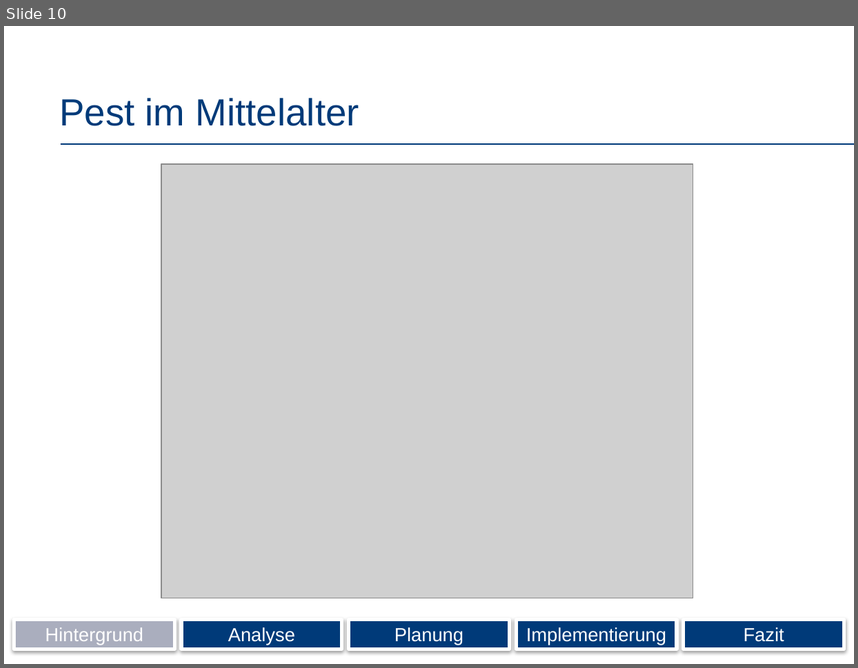
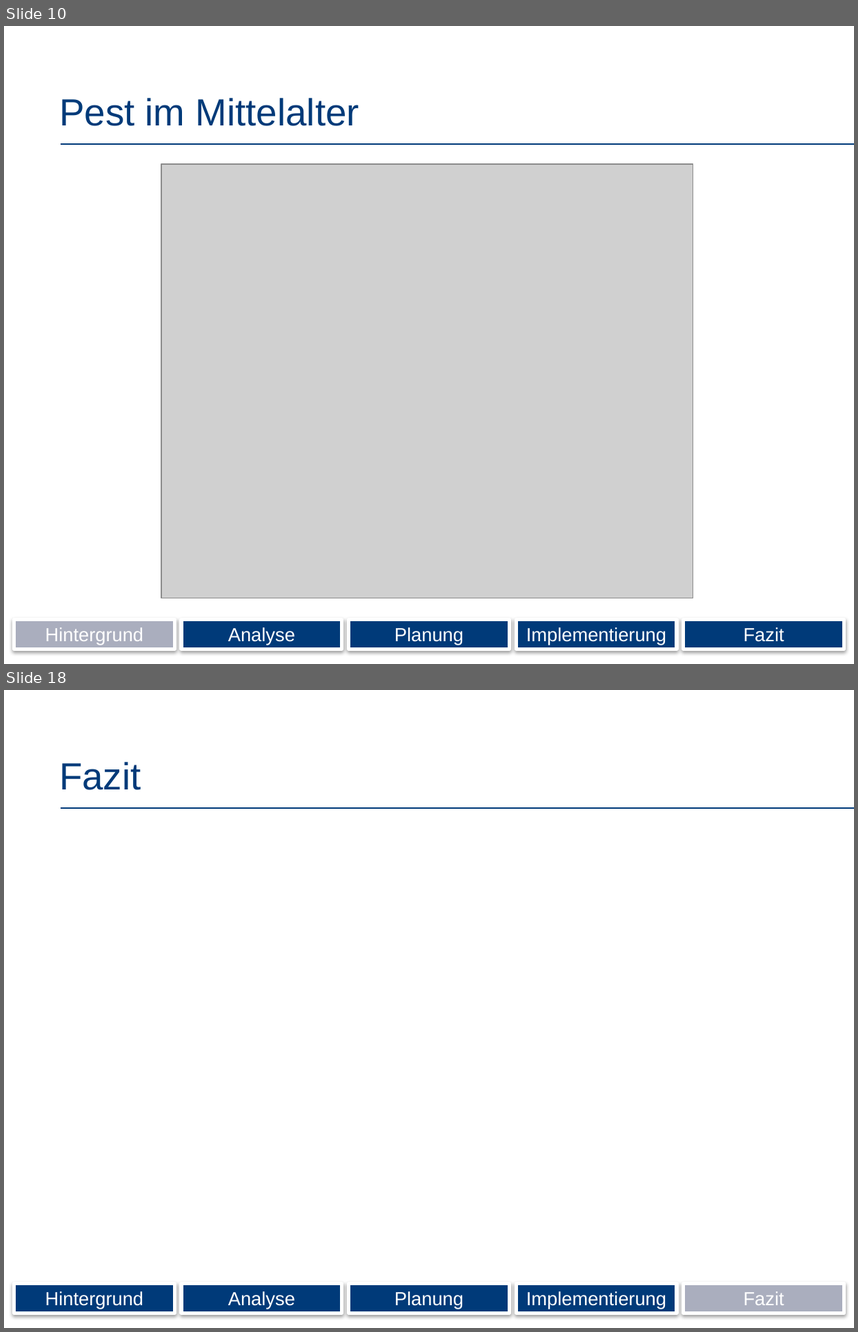
Before and after one commit to Wolle1508/SE-Projekt, a slide deck: Präsentation.pptx. Shown one above the other, each under a label of ours: slide 10 before the commit, slides 10 and 18 after it; the slides between them are not shown. The pictures are 858x668 and 858x1332 pixels, drawn with LibreOffice and Linux fonts; fonts in the diff are those of the drawing; grey boxes stand for pictures; background and template pictures are left out. Boxes give left, top, right and bottom in pixels: in the first picture for what was removed or moved away, otherwise in the second. Text is boxed around its words. In the diff, an @@ line names an element or a change of style, - is before the commit and + after.

```diff
--- a/Präsentation.pptx
+++ b/Präsentation.pptx
@@ slide 18 added at box(4, 690, 854, 1328), background #FFFFFF; not listed: 1 template element that a slide beside it also shows @@
@@ title added at box(59, 762, 141, 790), 32 pt, text #003A79 @@
+Fazit
@@ rectangle added at box(14, 1283, 175, 1312), fill #003A79, outline #FFFFFF 3 pt, 16 pt, text #FFFFFF @@
+Hintergrund
@@ rectangle added at box(181, 1283, 342, 1312), fill #003A79, outline #FFFFFF 3 pt, 16 pt, text #FFFFFF @@
+Analyse
@@ rectangle added at box(349, 1283, 510, 1312), fill #003A79, outline #FFFFFF 3 pt, 16 pt, text #FFFFFF @@
+Planung
@@ rectangle added at box(516, 1283, 677, 1312), fill #003A79, outline #FFFFFF 3 pt, 16 pt, text #FFFFFF @@
+Implementierung
@@ rectangle added at box(683, 1283, 844, 1312), fill #AAAEBE, outline #FFFFFF 3 pt, 16 pt, text #FFFFFF @@
+Fazit
```
Also in this commit, not shown: 2 slides changed, 8 other slides added.
